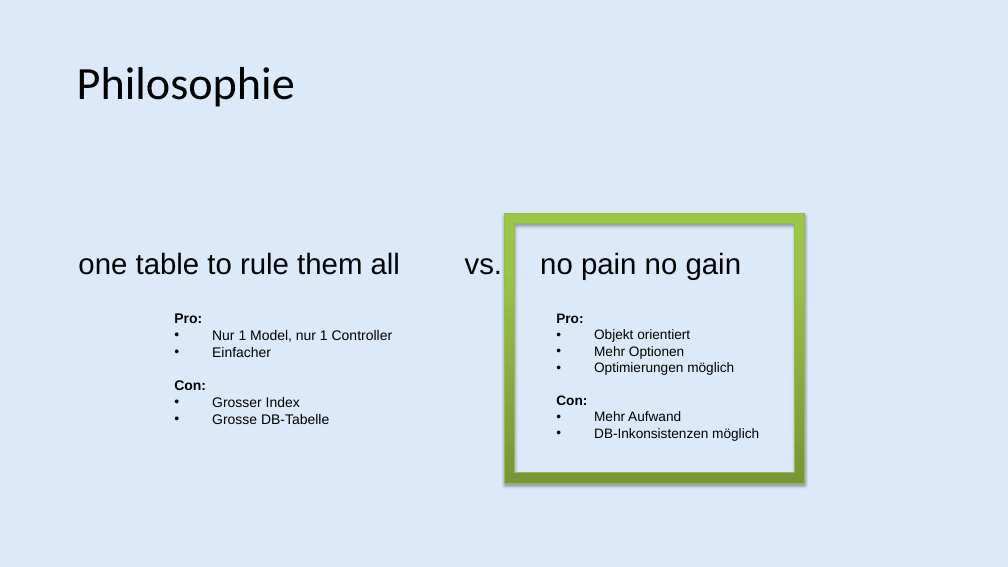
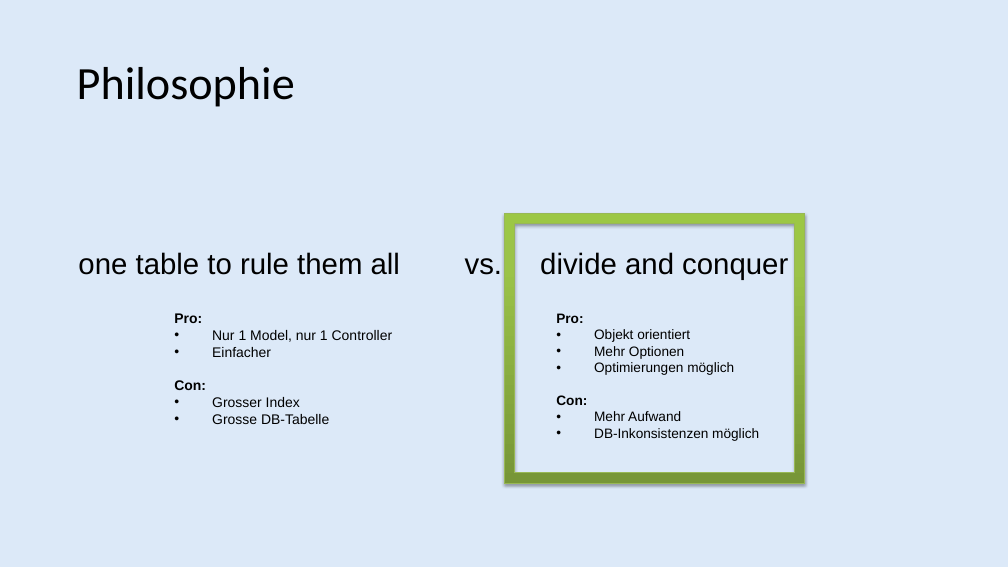
Before and after one commit to TheCodear/PSE-eonum-docrepo, a slide deck: slide 4 of meetings/PräsentationPoc.pptx (slide 3 before the commit). Drawn at 1008x567 pixels with LibreOffice and Linux fonts; fonts in the diff are those of the drawing; background and template pictures are left out. Boxes give left, top, right and bottom in pixels: in the first picture for what was removed or moved away, otherwise in the second. Text is boxed around its words. In the diff, an @@ line names an element or a change of style, - is before the commit and + after.

Commit message:
Poc präsentation

```diff
--- a/meetings/PräsentationPoc.pptx
+++ b/meetings/PräsentationPoc.pptx
@@ text at box(78, 252, 788, 280): text changed @@
-one table to rule them all vs. no pain no gain
+one table to rule them all vs. divide and conquer
```
Also in this commit, not shown: 2 other slides changed, 4 slides added.
